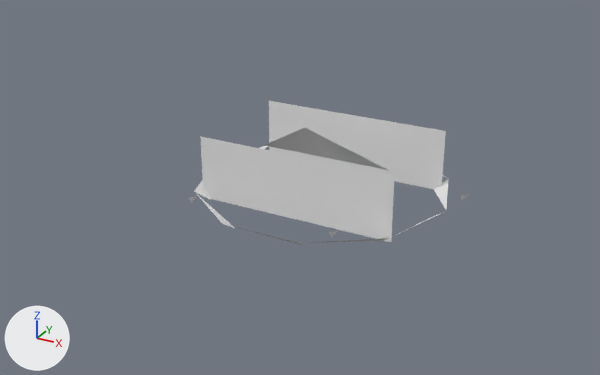
The OBJ model GameData/Meshes/Stations/cryo/repair_bay.obj: old version first, new version second.
One viewpoint serves both versions: a camera (50 mm lens) standing at (11.55, -22.62, 11.36) and looking at (-0.16, -1.33, 0.72). Arrows for +X, +Y and +Z are at lower left; the lights stay in place. The older version comes first. Where no turn or scale is listed for an object, it has been applied to the vertices. Vertices at exactly the same position are counted once.

Before the edit, the objects in view are built like this:
```python
me_repair_bay = bpy.data.meshes.new('repair_bay')
me_repair_bay.from_pydata(...)  # 53 vertices, 22 faces; spans x -4.74..4.94, y -4.3..4.1, z 0.0..2.76
ob_repair_bay = bpy.data.objects.new('repair_bay', me_repair_bay)
ob_repair_bay.location = (0.0, 0.0, 0.0)
```
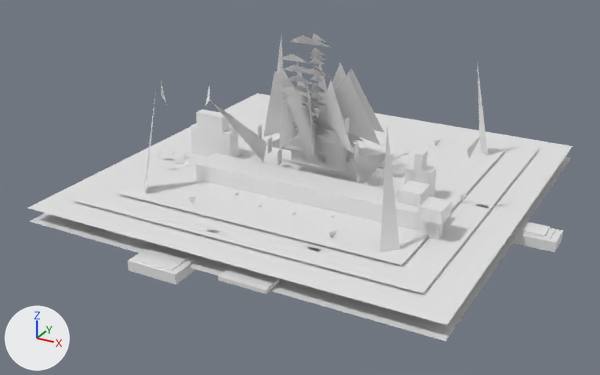
What differs and where, as boxes [x1, y1, x2, y2] in the pictures (600 x 375 px):
'repair_bay', reshaped (93% wider, 112% taller): before [188, 101, 469, 246]; after [28, 33, 572, 341]
part 1 of me_repair_bay, added: after [511, 228, 563, 252]
part 2 of me_repair_bay, added: after [513, 228, 556, 240]
part 3 of me_repair_bay, added: after [128, 247, 195, 285]
part 4 of me_repair_bay, added: after [135, 249, 187, 271]
part 5 of me_repair_bay, added: after [514, 220, 550, 237]
part 6 of me_repair_bay, added: after [218, 266, 279, 294]
part 7 of me_repair_bay, added (mostly hidden): after [107, 230, 147, 243]
part 8 of me_repair_bay, rebuilt (not visible afterwards): before [194, 146, 449, 246]
part 9 of me_repair_bay, built on: before [200, 101, 446, 242]; after [28, 33, 572, 341]

What changed in the scene script:
```text
Change me_repair_bay:
    used by ob_repair_bay; location = (0.0, 0.0, 0.0)
    remove me_repair_bay.from_pydata(...)  # 53 vertices, 22 faces; spans x -4.74..4.94, y -4.3..4.1, z 0.0..2.76
    add me_repair_bay.from_pydata(...)  # 1316 vertices, 1291 faces; spans x -7.05..7.74, y -7.2..7.2, z 0.0..5.66
    me_repair_bay part 1: a new loose piece, a box spanning x 6.12..7.74, y -0.45..0.45, z 0.0..0.31
    me_repair_bay part 2: a new loose piece, a box spanning x 6.319..7.535, y -0.365..0.365, z 0.313..0.35
    me_repair_bay part 3: a new loose piece, a box spanning x -2.35..-0.73, y -7.2..-6.31, z 0.0..0.31
    me_repair_bay part 4: a new loose piece, a box spanning x -2.149..-0.934, y -7.119..-6.389, z 0.313..0.35
    me_repair_bay part 5: a new loose piece, a box spanning x 5.9..7.37, y -0.33..0.33, z 0.29..0.41
    me_repair_bay part 6: a new loose piece, a box spanning x 0.41..1.89, y -6.86..-6.2, z 0.29..0.41
    me_repair_bay part 7: a new loose piece, a box spanning x -4.05..-2.58, y -6.08..-5.41, z 0.29..0.41
    me_repair_bay part 8: the loose piece of 21 vertices spanning x -4.28..4.28, y -4.07..4.07, z 0.0..0.34 is rebuilt with 21 vertices and now spans x -4.74..4.74, y -4.51..4.51, z 0.0..0.38
    me_repair_bay part 9: 11 vertices removed from x -3.36..3.36, y -2.14..2.14, z 0.0..2.14; 1034 vertices added at x -6.63..6.63, y -6.63..6.63, z 0.0..5.66
    other edits to the shape of me_repair_bay do not show in these pictures
```
